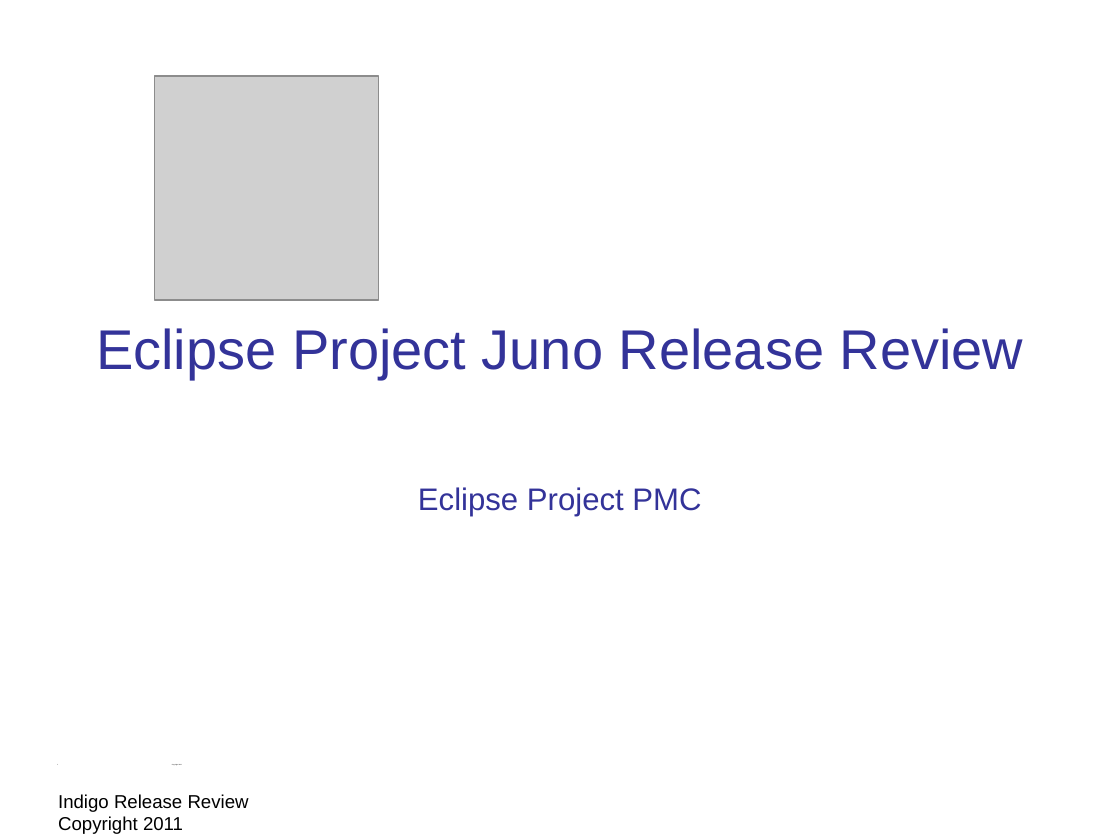
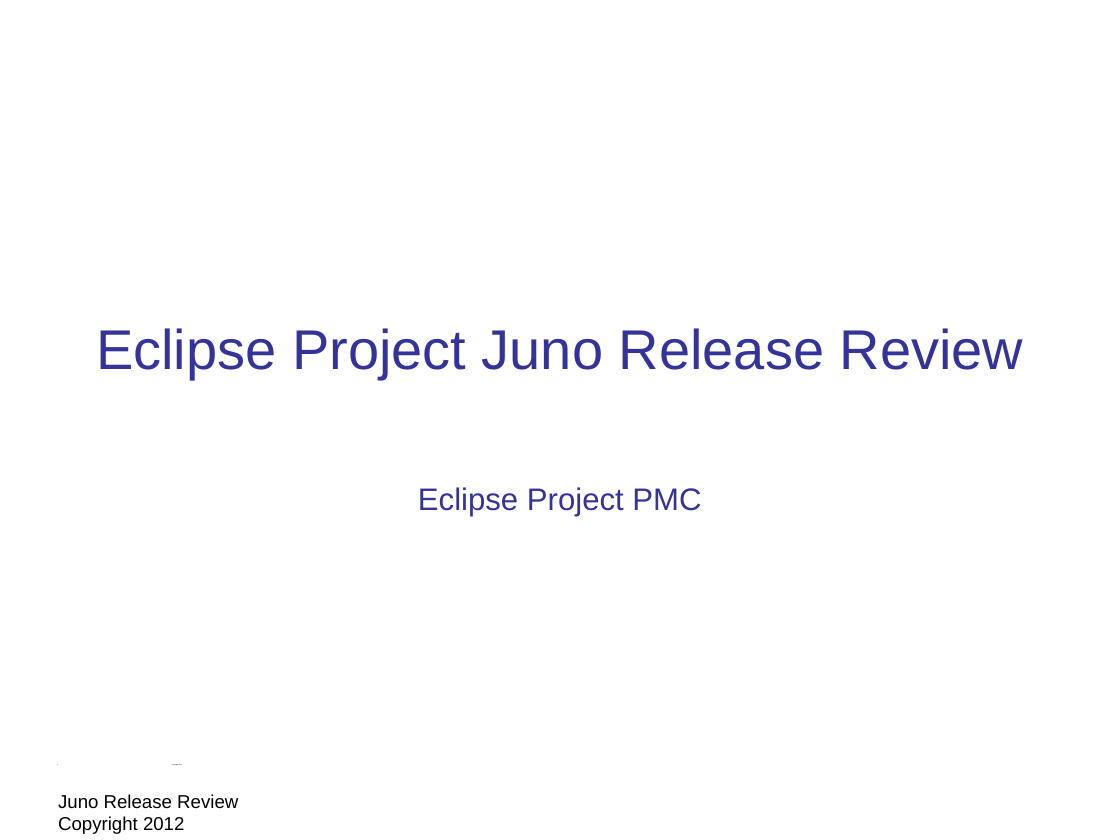
Before and after one commit to eclipse-platform/www.eclipse.org-eclipse-news, a slide deck: slide 1 of presentation/Juno-release-review/eclipse-juno-release-review.odp. Drawn at 1120x840 pixels with LibreOffice and Linux fonts; fonts in the diff are those of the drawing; grey boxes stand for pictures; background and template pictures are left out. Boxes give left, top, right and bottom in pixels: in the first picture for what was removed or moved away, otherwise in the second. Text is boxed around its words. In the diff, an @@ line names an element or a change of style, - is before the commit and + after.

Commit message:
juno release review material work in progress

```diff
--- a/presentation/Juno-release-review/eclipse-juno-release-review.odp
+++ b/presentation/Juno-release-review/eclipse-juno-release-review.odp
@@ picture removed at (x1=155, y1=76, x2=379, y2=300) @@
@@ text at (x1=58, y1=794, x2=238, y2=834): text changed @@
-Indigo Release Review Copyright 2011
+Juno Release Review Copyright 2012
```
Also in this commit, not shown: 23 other slides changed, 4 slides added, 4 slides removed, 4 other files.
